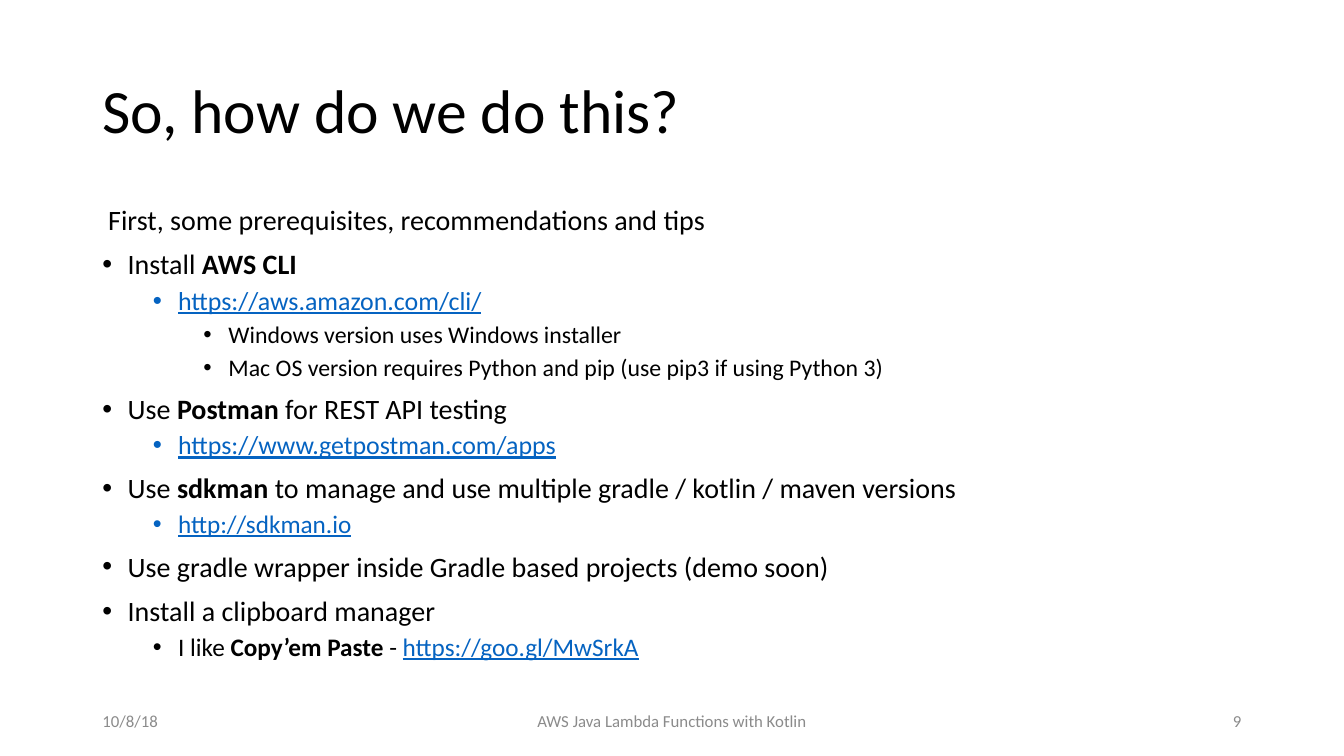
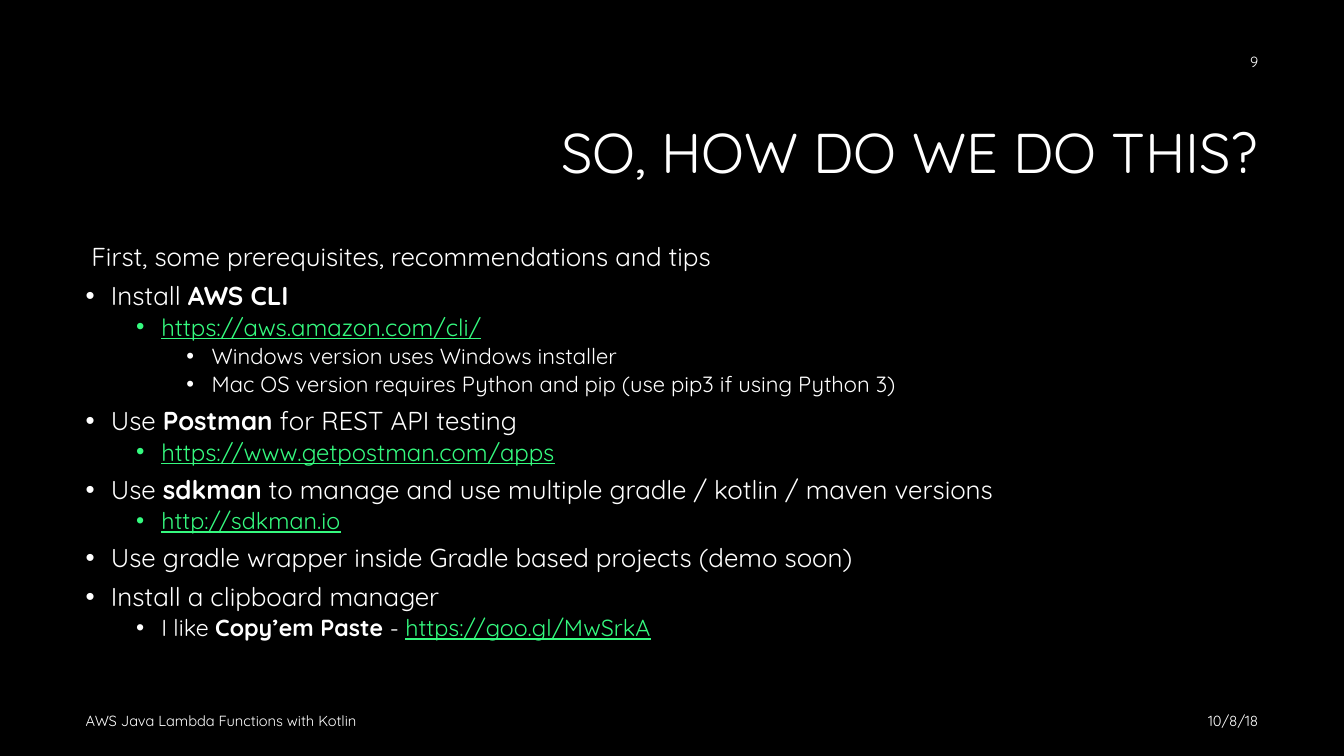
Before and after one commit to jkwuc89/Presentations, a slide deck: slide 9 of AWS Java Lambda Functions with Kotlin Ohio DevFest 2018.pptx. Drawn at 1344x756 pixels with LibreOffice and Linux fonts; fonts in the diff are those of the drawing; background and template pictures are left out. Boxes give left, top, right and bottom in pixels: in the first picture for what was removed or moved away, otherwise in the second. Text is boxed around its words. In the diff, an @@ line names an element or a change of style, - is before the commit and + after.

Commit message:
Updated theme

```diff
--- a/AWS Java Lambda Functions with Kotlin Ohio DevFest 2018.pptx
+++ b/AWS Java Lambda Functions with Kotlin Ohio DevFest 2018.pptx
@@ background #FFFFFF to #000000 @@
@@ page number: place and size @@
-page number at [1233,716,1241,727]
+page number at [1250,56,1258,67]
@@ page number at [1250,56,1258,67]: size 12 to 10.5 pt, font Calibri to Quicksand, text colour #8C8C8C to #FFFFFF @@
@@ title at [561,131,1258,180]: text changed; size 44 to 40 pt; font Calibri to Quicksand; text colour #000000 to #FFFFFF @@
-So, how do we do this?
+SO, HOW DO WE DO THIS?
@@ text "First, some prerequisites, recommendations and ...": place and size @@
-text "First, some prerequisites, recommendations and ..." at [108,210,956,661]
+text "First, some prerequisites, recommendations and ..." at [91,247,993,641]
@@ text "First, some prerequisites, recommendations and ..." at [91,247,993,641]: size 20 to 18.5 pt in "First, some prerequisites, recommendations and tips", "Install AWS CLI", "Use Postman for REST API testing", "Use sdkman to manage and use multiple ..." and 2 more places; font Calibri to Quicksand; text colour #000000 to #FFFFFF in "First, some prerequisites, recommendations and tips", "Install AWS CLI", "Windows version uses Windows installer", "Mac OS version requires Python and pip ..." and 5 more places; size 18.5 to 17.1 pt in "https://aws.amazon.com/cli/", "https://www.getpostman.com/apps"; text colour #0563C1 to #35FA7F in "https://aws.amazon.com/cli/", "https://www.getpostman.com/apps", "http://sdkman.io", "https://goo.gl/MwSrkA"; size 17 to 15.7 pt in "Windows version uses Windows installer", "Mac OS version requires Python and pip ..."; size 18 to 16.6 pt in "http://sdkman.io", "I like Copy’em Paste - https://goo.gl/MwSrkA"; line spacing 0.9 to 0.8 @@
@@ text "AWS Java Lambda Functions with ...": place and size @@
-text "AWS Java Lambda Functions with ..." at [537,715,806,727]
+text "AWS Java Lambda Functions with ..." at [86,715,356,726]
@@ text "AWS Java Lambda Functions with ..." at [86,715,356,726]: size 12 to 10.5 pt, font Calibri to Quicksand, text colour #8C8C8C to #FFFFFF; alignment centre to left @@
@@ text "10/8/18": place and size @@
-text "10/8/18" at [102,715,157,728]
+text "10/8/18" at [1208,714,1258,728]
@@ text "10/8/18" at [1208,714,1258,728]: size 12 to 10.5 pt, font Calibri to Quicksand, text colour #8C8C8C to #FFFFFF; alignment left to right @@
```
Also in this commit, not shown: 12 other slides changed.
